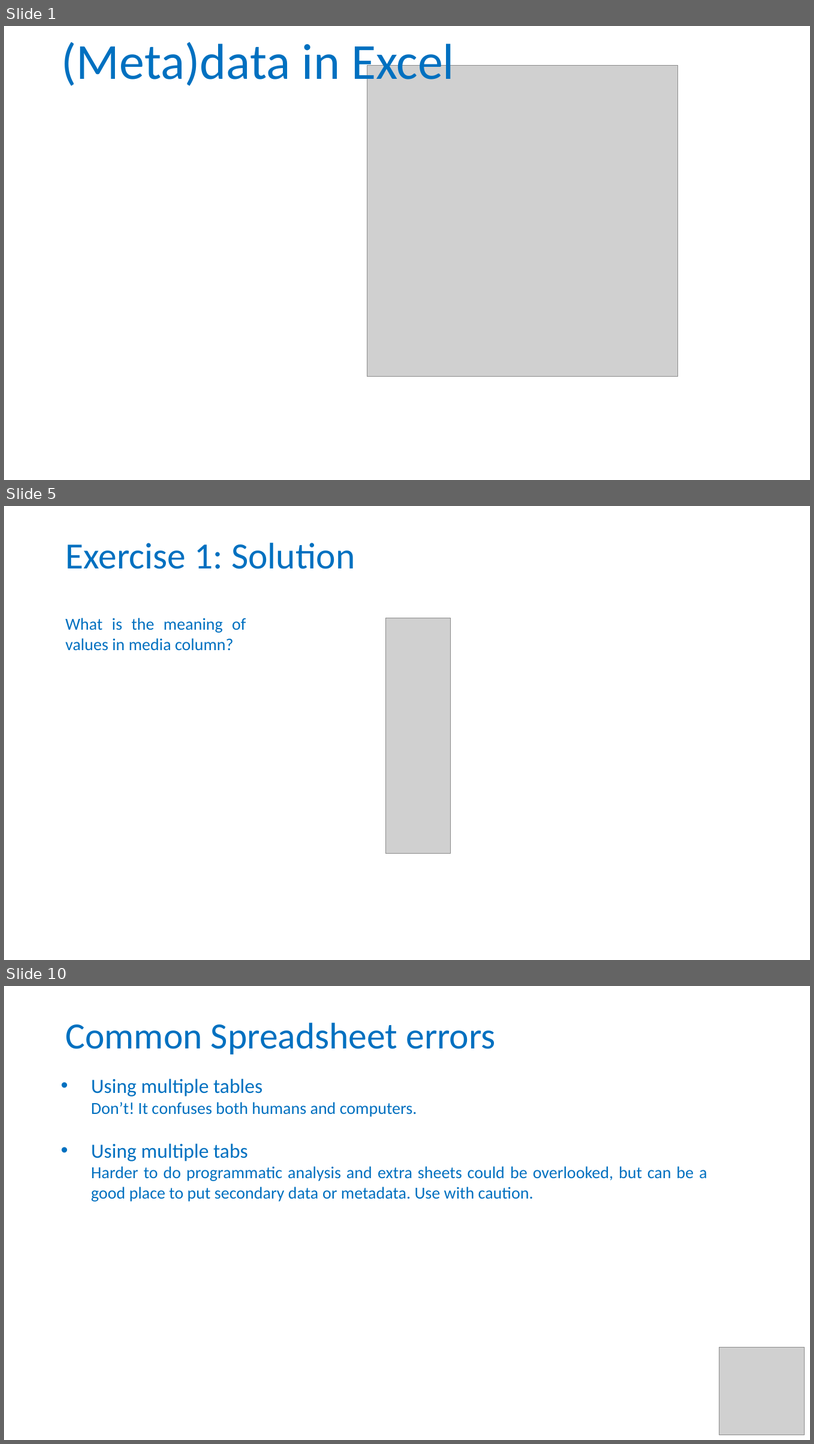
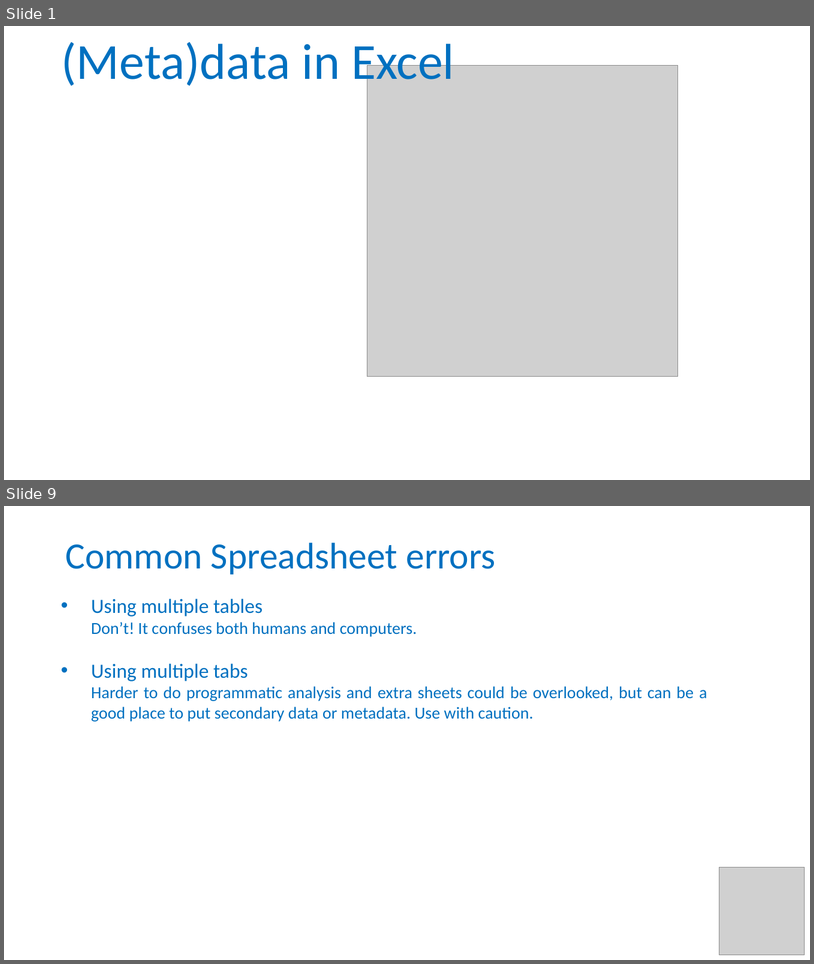
Before and after one commit to tzielins/private-fair-for-busy-biologists, a slide deck: instructors/03_Data-in-excel_v3.3.pptx. Shown one above the other, each under a label of ours: slides 1, 5 and 10 before the commit, slides 1 and 9 after it; the slides between them are not shown. The pictures are 814x1444 and 814x964 pixels, drawn with LibreOffice and Linux fonts; fonts in the diff are those of the drawing; grey boxes stand for pictures; background and template pictures are left out. Boxes give left, top, right and bottom in pixels: in the first picture for what was removed or moved away, otherwise in the second. Text is boxed around its words. In the diff, an @@ line names an element or a change of style, - is before the commit and + after.

```diff
--- a/instructors/03_Data-in-excel_v3.3.pptx
+++ b/instructors/03_Data-in-excel_v3.3.pptx
@@ slide 5 removed at (x1=4, y1=506, x2=810, y2=960), background #FFFFFF @@
@@ title removed at (x1=65, y1=543, x2=355, y2=569) @@
-Exercise 1: Solution
@@ text removed at (x1=65, y1=618, x2=246, y2=651) @@
-What is the meaning of values in media column?
@@ picture removed at (x1=386, y1=618, x2=450, y2=853) @@
@@ what was slide 10 is now slide 9 @@
```
Also in this commit, not shown: 17 slides changed, 2 other slides removed, 1 other file.
